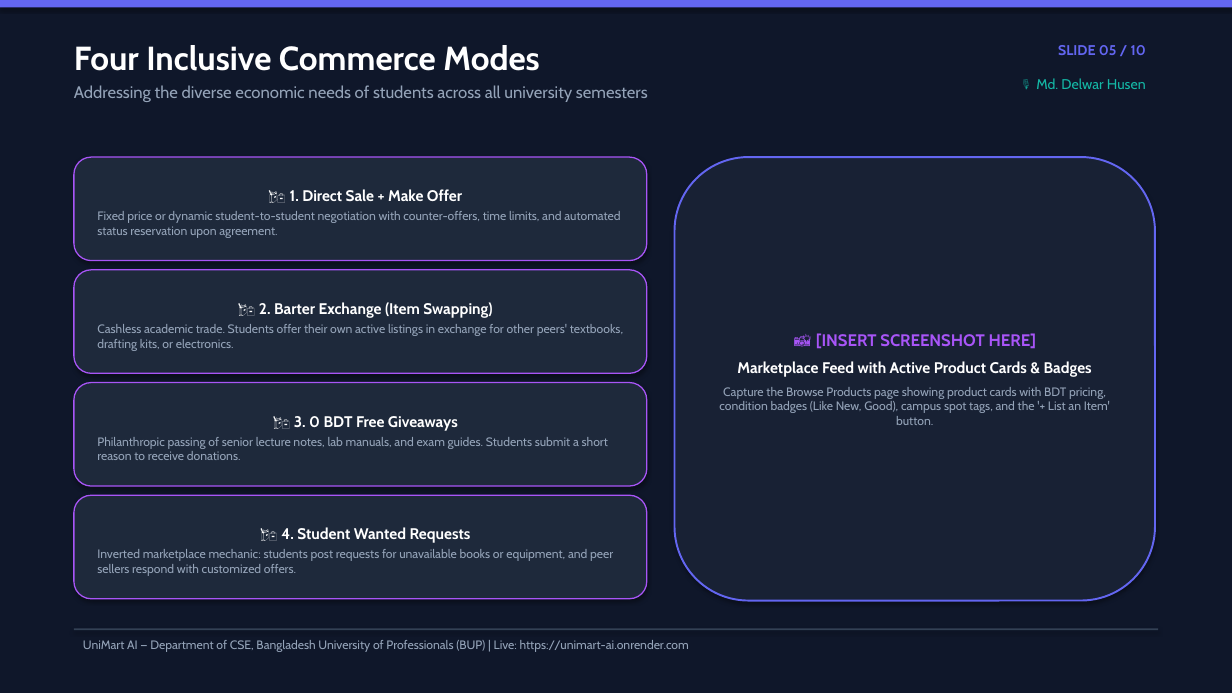
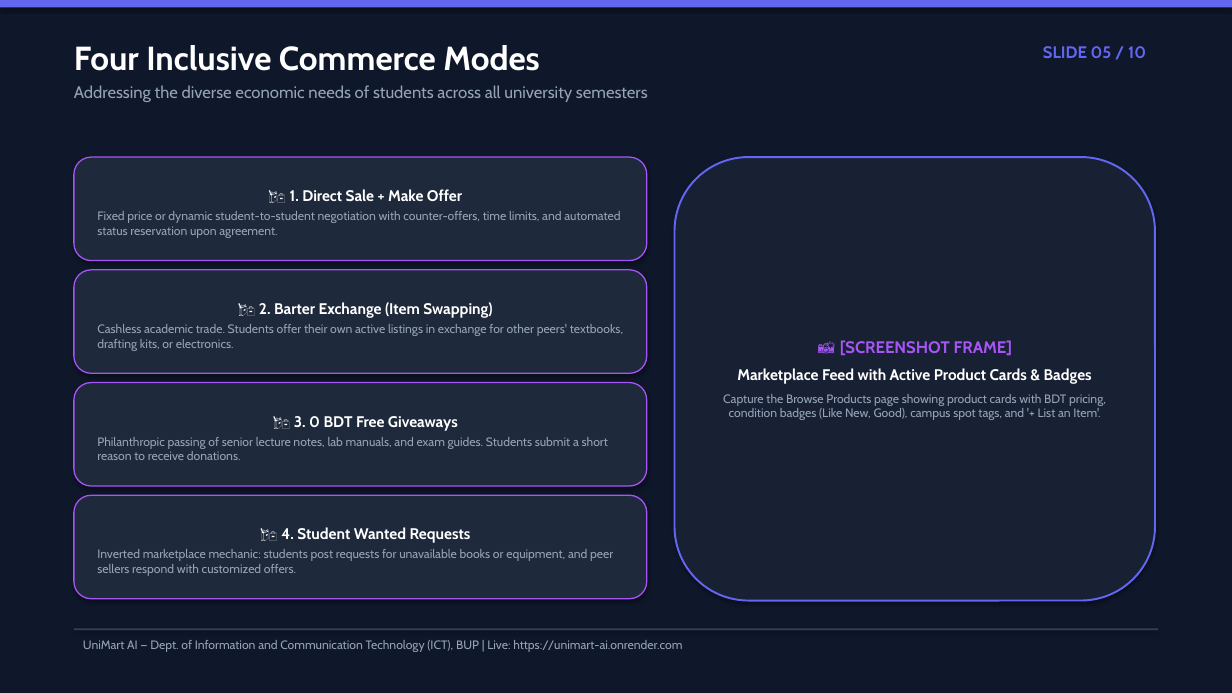
Before and after one commit to Delwar2004/unimart-ai, a slide deck: slide 5 of UniMart_AI_Defense_Presentation.pptx. Drawn at 1232x693 pixels with LibreOffice and Linux fonts; fonts in the diff are those of the drawing. Boxes give left, top, right and bottom in pixels: in the first picture for what was removed or moved away, otherwise in the second. Text is boxed around its words. In the diff, an @@ line names an element or a change of style, - is before the commit and + after.

Commit message:
Update department to ICT and remove presenter names from slide headers

```diff
--- a/UniMart_AI_Defense_Presentation.pptx
+++ b/UniMart_AI_Defense_Presentation.pptx
@@ text "SLIDE 05 / 10": place and size @@
-text "SLIDE 05 / 10" at (1036,45,1146,89)
+text "SLIDE 05 / 10" at (1043,46,1146,59)
@@ text "SLIDE 05 / 10" at (1043,46,1146,59): size 11 to 13 pt @@
@@ text at (1036,78,1146,89): paragraph removed @@
-🎙️ Md. Delwar Husen
@@ text at (840,340,1012,356): text changed @@
-📸 [INSERT SCREENSHOT HERE]
+📸 [SCREENSHOT FRAME]
@@ text at (723,394,1106,420): text changed @@
-Capture the Browse Products page showing product cards with BDT pricing, condition badges (Like New, Good), campus spot tags, and the '+ List an Item' button.
+Capture the Browse Products page showing product cards with BDT pricing, condition badges (Like New, Good), campus spot tags, and '+ List an Item'.
@@ text at (83,640,682,652): text changed @@
-UniMart AI — Department of CSE, Bangladesh University of Professionals (BUP) | Live: https://unimart-ai.onrender.com
+UniMart AI — Dept. of Information and Communication Technology (ICT), BUP | Live: https://unimart-ai.onrender.com
```
Also in this commit, not shown: 9 other slides changed, 1 other file.
